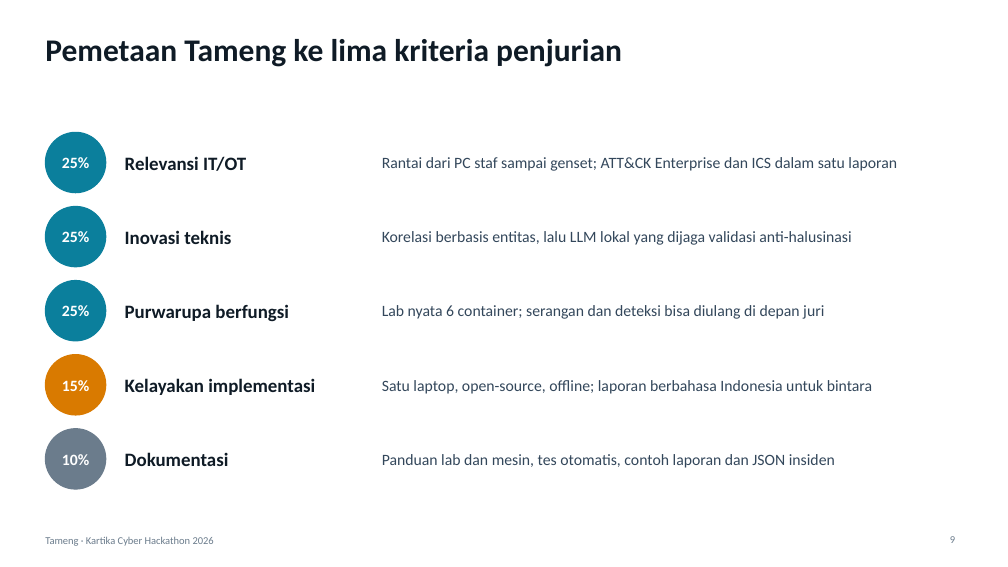
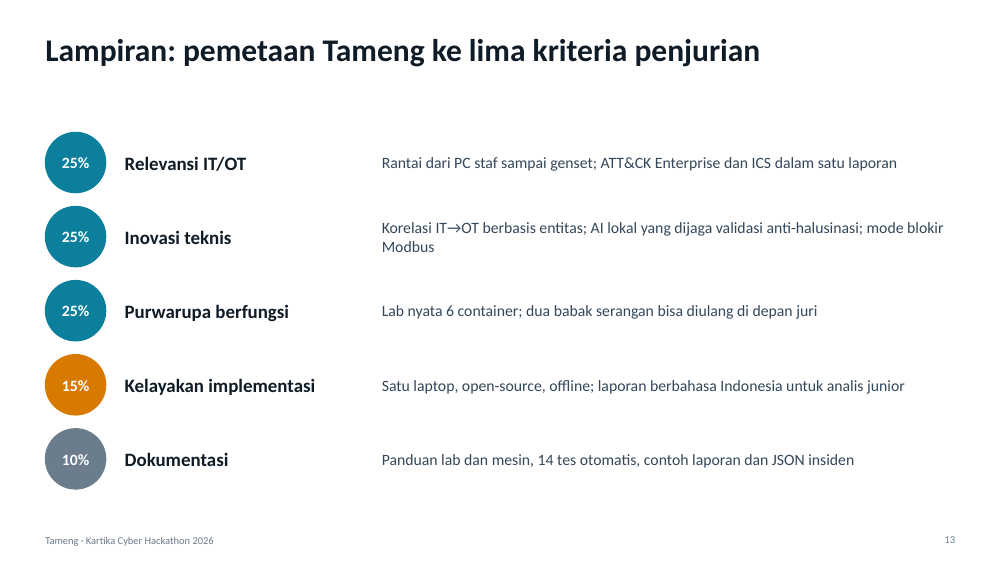
Before and after one commit to yogasamsu/Kartika-cyber, a slide deck: slide 13 of presentasi/tameng-presentasi.pptx (slide 9 before the commit). Drawn at 1008x567 pixels with LibreOffice and Linux fonts; fonts in the diff are those of the drawing. Boxes give left, top, right and bottom in pixels: in the first picture for what was removed or moved away, otherwise in the second. Text is boxed around its words. In the diff, an @@ line names an element or a change of style, - is before the commit and + after.

```diff
--- a/presentasi/tameng-presentasi.pptx
+++ b/presentasi/tameng-presentasi.pptx
@@ title at <box>45,39,761,67</box>: text changed @@
-Pemetaan Tameng ke lima kriteria penjurian
+Lampiran: pemetaan Tameng ke lima kriteria penjurian
@@ text at <box>382,222,943,252</box>: text changed @@
-Korelasi berbasis entitas, lalu LLM lokal yang dijaga validasi anti-halusinasi
+Korelasi IT→OT berbasis entitas; AI lokal yang dijaga validasi anti-halusinasi; mode blokir Modbus
@@ text at <box>382,305,817,319</box>: text changed @@
-Lab nyata 6 container; serangan dan deteksi bisa diulang di depan juri
+Lab nyata 6 container; dua babak serangan bisa diulang di depan juri
@@ text at <box>382,380,905,394</box>: text changed @@
-Satu laptop, open-source, offline; laporan berbahasa Indonesia untuk bintara
+Satu laptop, open-source, offline; laporan berbahasa Indonesia untuk analis junior
@@ text at <box>382,454,854,468</box>: text changed @@
-Panduan lab dan mesin, tes otomatis, contoh laporan dan JSON insiden
+Panduan lab dan mesin, 14 tes otomatis, contoh laporan dan JSON insiden
@@ page number at <box>945,536,956,543</box>: text changed @@
-9
+13
```
Also in this commit, not shown: 5 other slides changed, 8 slides added, 4 slides removed, 5 other files.
